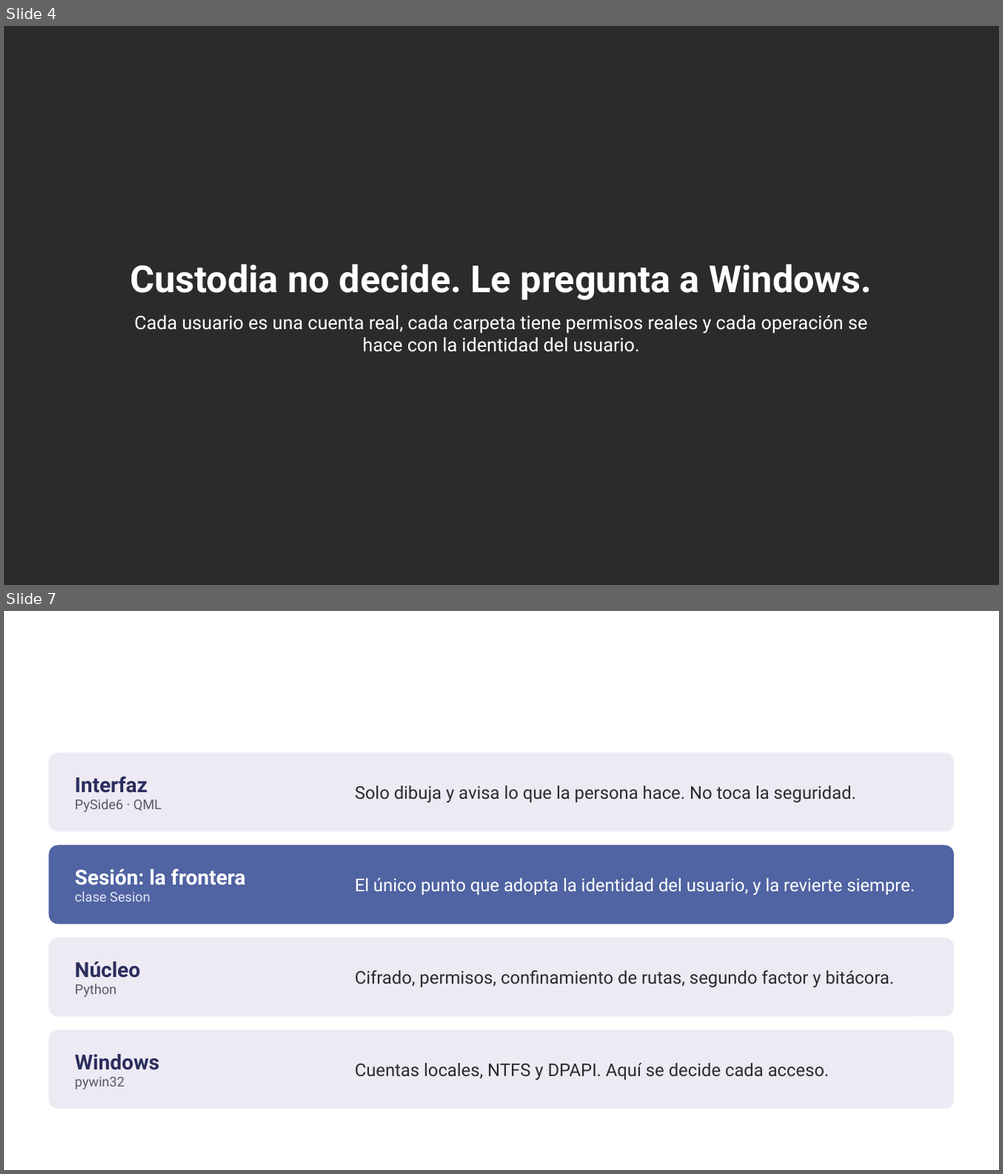
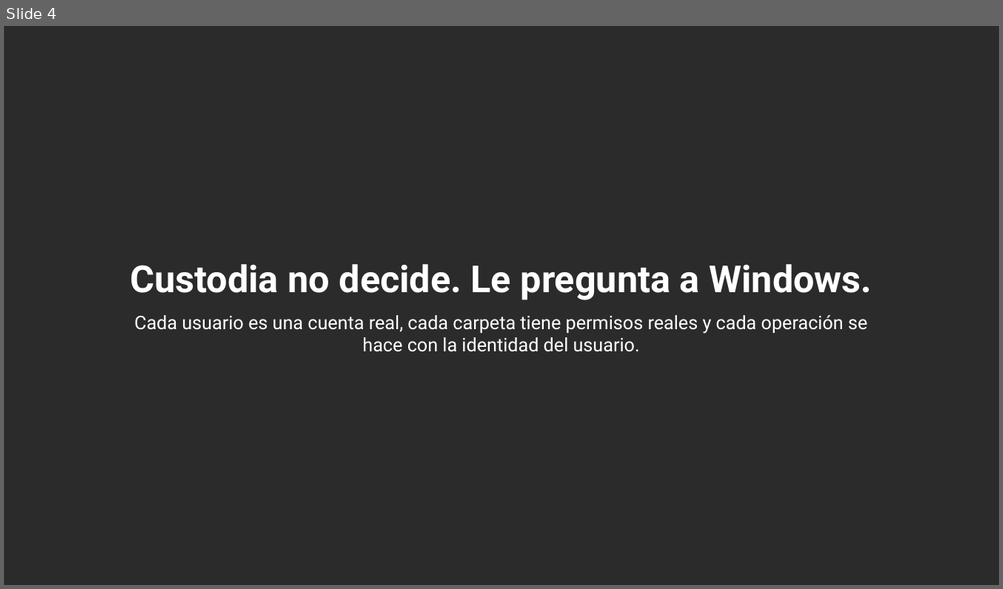
Before and after one commit to yanni2327/custodia, a slide deck: docs/Custodia_charla_TED.pptx. Shown one above the other, each under a label of ours: slides 4 and 7 before the commit, slide 4 after it; the slides between them are not shown. The pictures are 1003x1174 and 1003x589 pixels, drawn with LibreOffice and Linux fonts; fonts in the diff are those of the drawing; background and template pictures are left out; a plain dark background stands for a picture behind light text. Boxes give left, top, right and bottom in pixels: in the first picture for what was removed or moved away, otherwise in the second. Text is boxed around its words. In the diff, an @@ line names an element or a change of style, - is before the commit and + after.

```diff
--- a/docs/Custodia_charla_TED.pptx
+++ b/docs/Custodia_charla_TED.pptx
@@ slide 7 removed at <box>4,611,999,1170</box>, background picture (left out) @@
@@ text removed at <box>29,645,791,691</box> @@
-Cómo está construido
@@ rounded rectangle removed at <box>48,753,954,832</box> @@
@@ text removed at <box>75,776,162,812</box> @@
-Interfaz
-PySide6 · QML
@@ text removed at <box>355,786,856,803</box> @@
-Solo dibuja y avisa lo que la persona hace. No toca la seguridad.
@@ rounded rectangle removed at <box>48,846,954,924</box> @@
@@ text removed at <box>75,869,246,902</box> @@
-Sesión: la frontera
-clase Sesion
@@ text removed at <box>355,878,915,895</box> @@
-El único punto que adopta la identidad del usuario, y la revierte siempre.
@@ rounded rectangle removed at <box>48,938,954,1017</box> @@
@@ text removed at <box>75,962,141,997</box> @@
-Núcleo
-Python
@@ text removed at <box>355,971,894,988</box> @@
-Cifrado, permisos, confinamiento de rutas, segundo factor y bitácora.
@@ rounded rectangle removed at <box>48,1031,954,1110</box> @@
@@ text removed at <box>75,1054,159,1090</box> @@
-Windows
-pywin32
@@ text removed at <box>355,1063,829,1080</box> @@
-Cuentas locales, NTFS y DPAPI. Aquí se decide cada acceso.
```
Also in this commit, not shown: 2 slides changed, 6 other slides removed.
